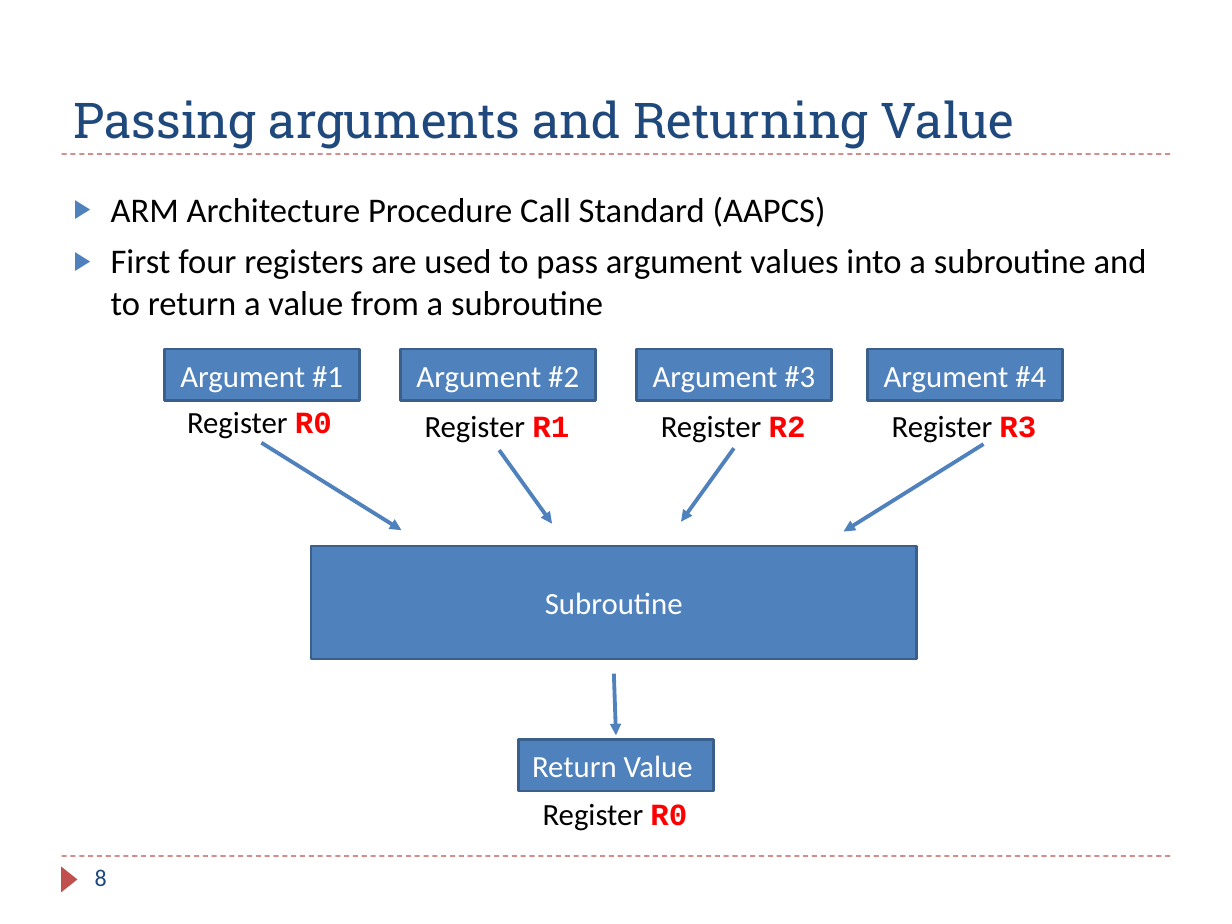
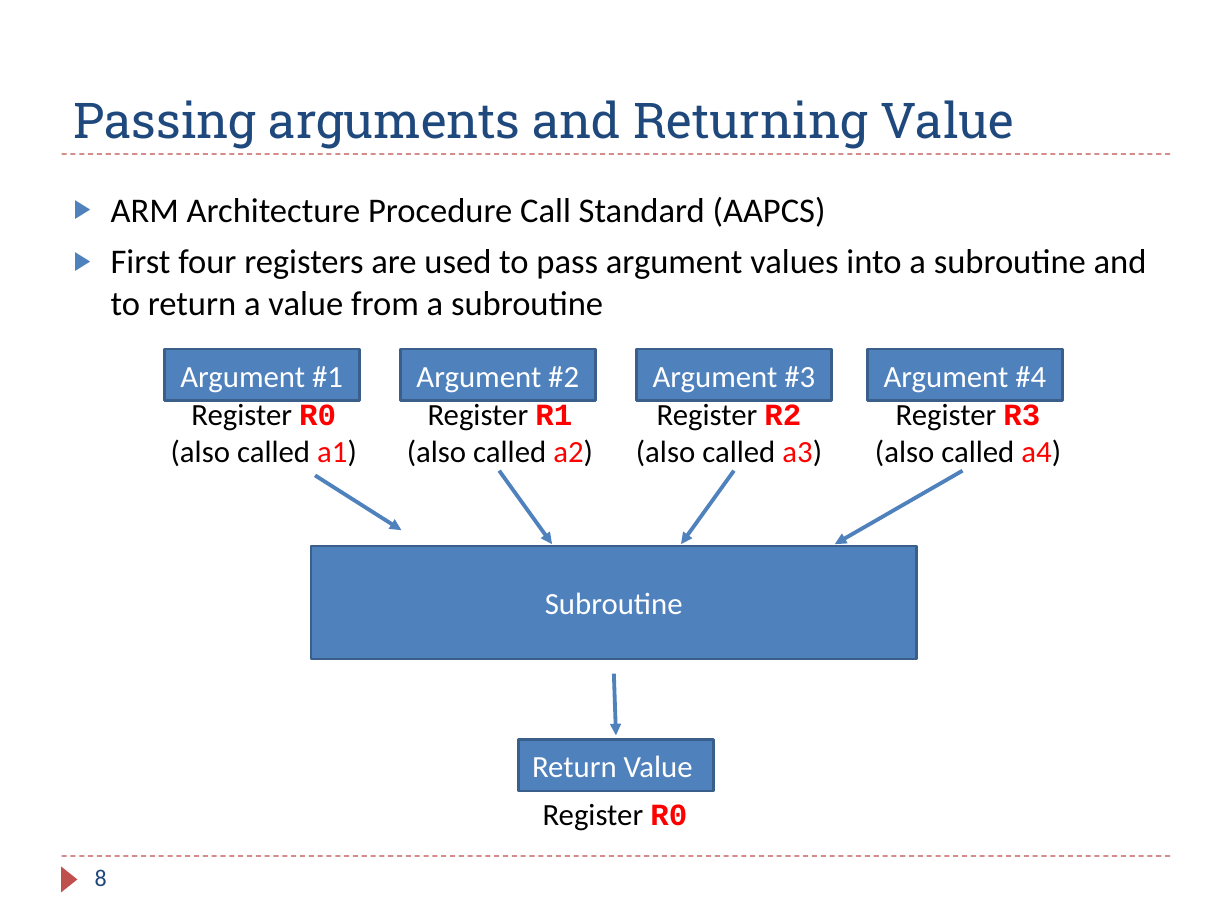
Before and after one commit to guhofstra/CSC111Fa25, a slide deck: slide 8 of PPTs/Ch8_ARM_Subroutines_1_Parameters_Registers.pptx. Drawn at 1232x924 pixels with LibreOffice and Linux fonts; fonts in the diff are those of the drawing. Boxes give left, top, right and bottom in pixels: in the first picture for what was removed or moved away, otherwise in the second. Text is boxed around its words. In the diff, an @@ line names an element or a change of style, - is before the commit and + after.

```diff
--- a/PPTs/Ch8_ARM_Subroutines_1_Parameters_Registers.pptx
+++ b/PPTs/Ch8_ARM_Subroutines_1_Parameters_Registers.pptx
@@ text "Register R0" moved from (x1=187, y1=412, x2=332, y2=439) to (x1=171, y1=399, x2=357, y2=466) @@
@@ text "Register R1" moved from (x1=425, y1=416, x2=569, y2=443) to (x1=407, y1=399, x2=593, y2=470) @@
@@ text "Register R2" moved from (x1=661, y1=416, x2=806, y2=443) to (x1=636, y1=399, x2=822, y2=470) @@
@@ text "Register R3" moved from (x1=892, y1=416, x2=1036, y2=445) to (x1=875, y1=399, x2=1061, y2=470) @@
@@ text at (x1=191, y1=399, x2=336, y2=431): alignment left to centre @@
@@ text at (x1=428, y1=399, x2=572, y2=431): alignment left to centre @@
@@ text at (x1=657, y1=399, x2=801, y2=431): alignment left to centre @@
@@ text at (x1=896, y1=399, x2=1040, y2=431): alignment left to centre @@
@@ text at (x1=171, y1=439, x2=357, y2=466): paragraph added @@
+(also called a1)
@@ text at (x1=407, y1=439, x2=593, y2=470): paragraph added @@
+(also called a2)
@@ text at (x1=636, y1=439, x2=822, y2=470): paragraph added @@
+(also called a3)
@@ text at (x1=875, y1=439, x2=1061, y2=470): paragraph added @@
+(also called a4)
@@ arrow moved from (261, 442) - (402, 530) to (315, 476) - (402, 530) @@
@@ arrow moved from (499, 450) - (552, 524) to (499, 471) - (552, 545) @@
@@ arrow moved from (734, 448) - (681, 521) to (734, 471) - (681, 545) @@
@@ arrow moved from (983, 444) - (844, 531) to (962, 471) - (835, 545) @@
```
Also in this commit, not shown: 5 other files.
